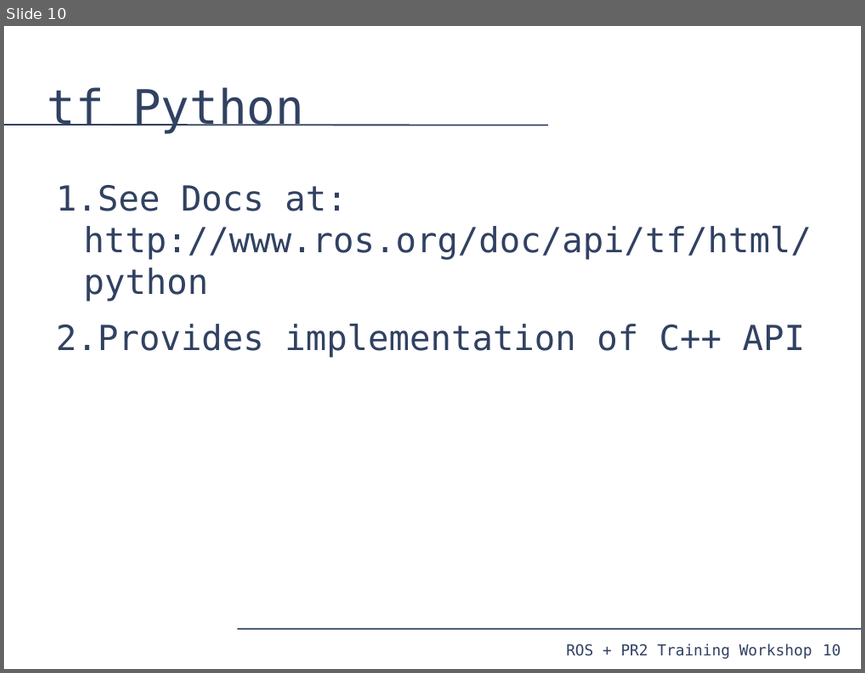
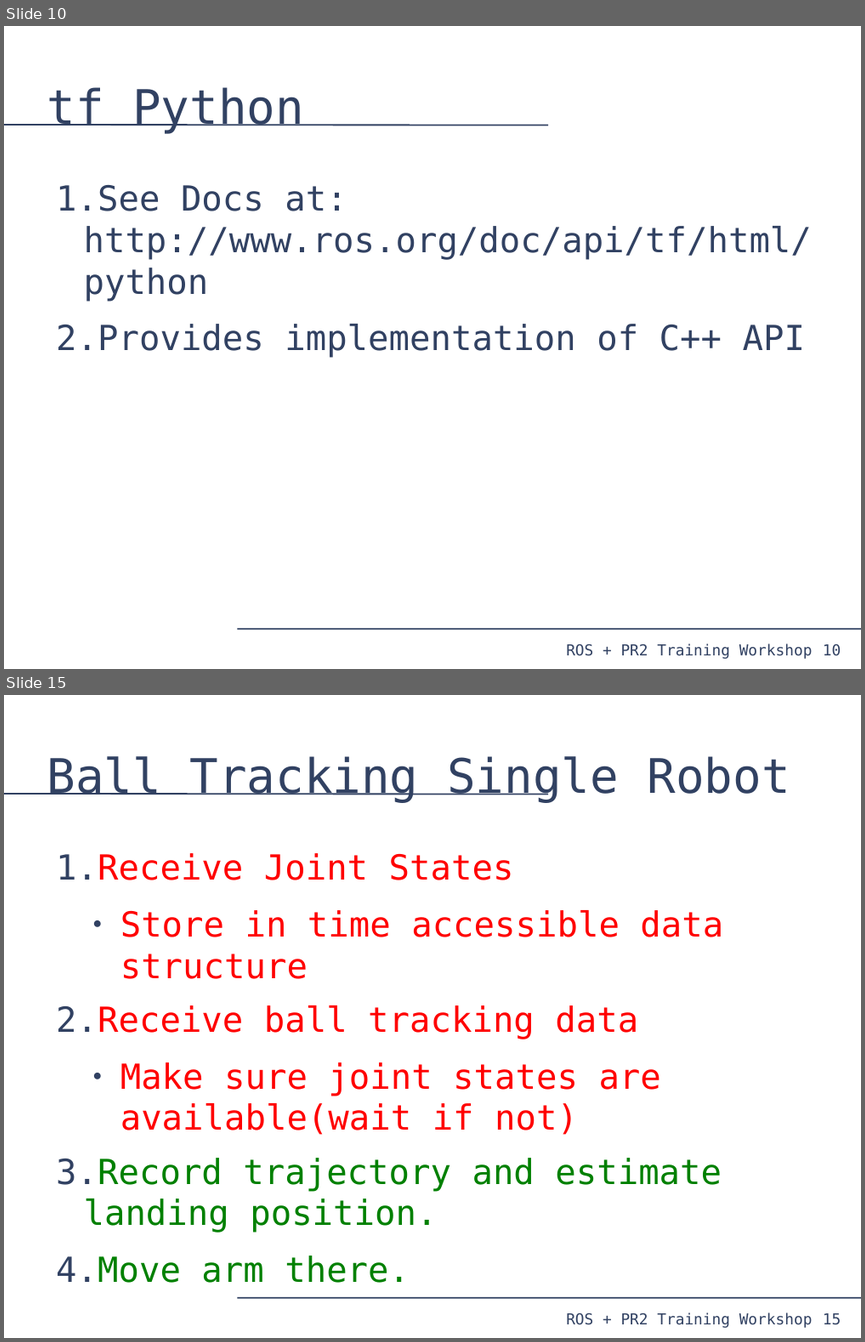
Before and after one commit to PR2/pr2_docs, a slide deck: pr2_training_workshop/tf/tf_training.odp. Shown one above the other, each under a label of ours: slide 10 before the commit, slides 10 and 15 after it; the slides between them are not shown. The pictures are 865x673 and 865x1342 pixels, drawn with LibreOffice and Linux fonts; fonts in the diff are those of the drawing. Boxes give left, top, right and bottom in pixels: in the first picture for what was removed or moved away, otherwise in the second. Text is boxed around its words. In the diff, an @@ line names an element or a change of style, - is before the commit and + after.

```diff
--- a/pr2_training_workshop/tf/tf_training.odp
+++ b/pr2_training_workshop/tf/tf_training.odp
@@ slide 15 added at <box>4,695,861,1338</box>, background #FFFFFF; not listed: 4 template elements that a slide beside it also shows @@
@@ title added at <box>46,756,790,803</box>, 44 pt, text #314162 @@
+Ball Tracking Single Robot
@@ text added at <box>56,853,723,1282</box>, 32 pt, text #FF0000 @@
+1. Receive Joint States
+  ● Store in time accessible data structure
+2. Receive ball tracking data
+  ● Make sure joint states are available(wait if not)
+3. Record trajectory and estimate landing position.
+4. Move arm there.
```
Also in this commit, not shown: 1 slide changed, 9 other slides added, 1 slide removed.
